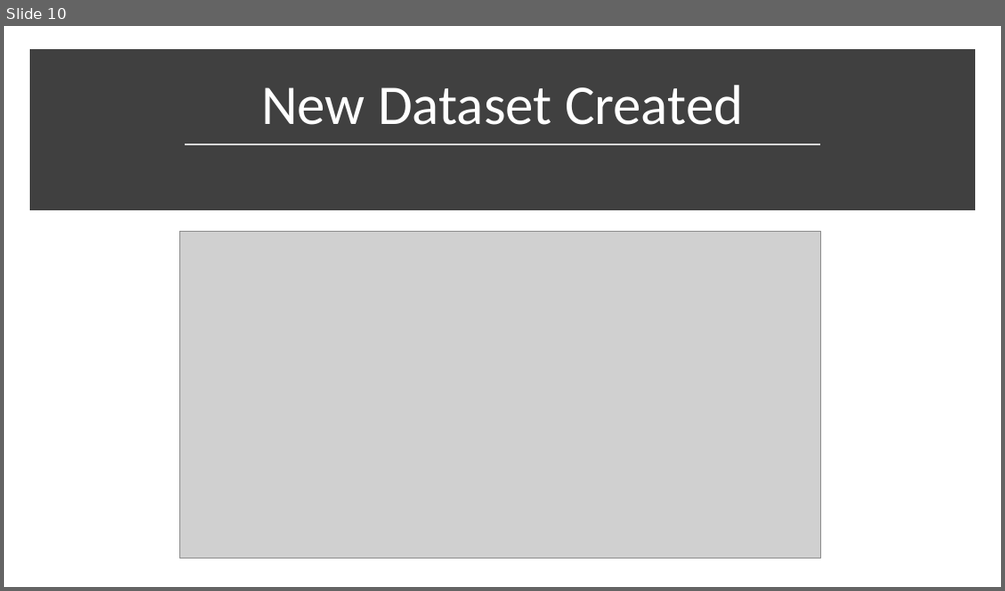
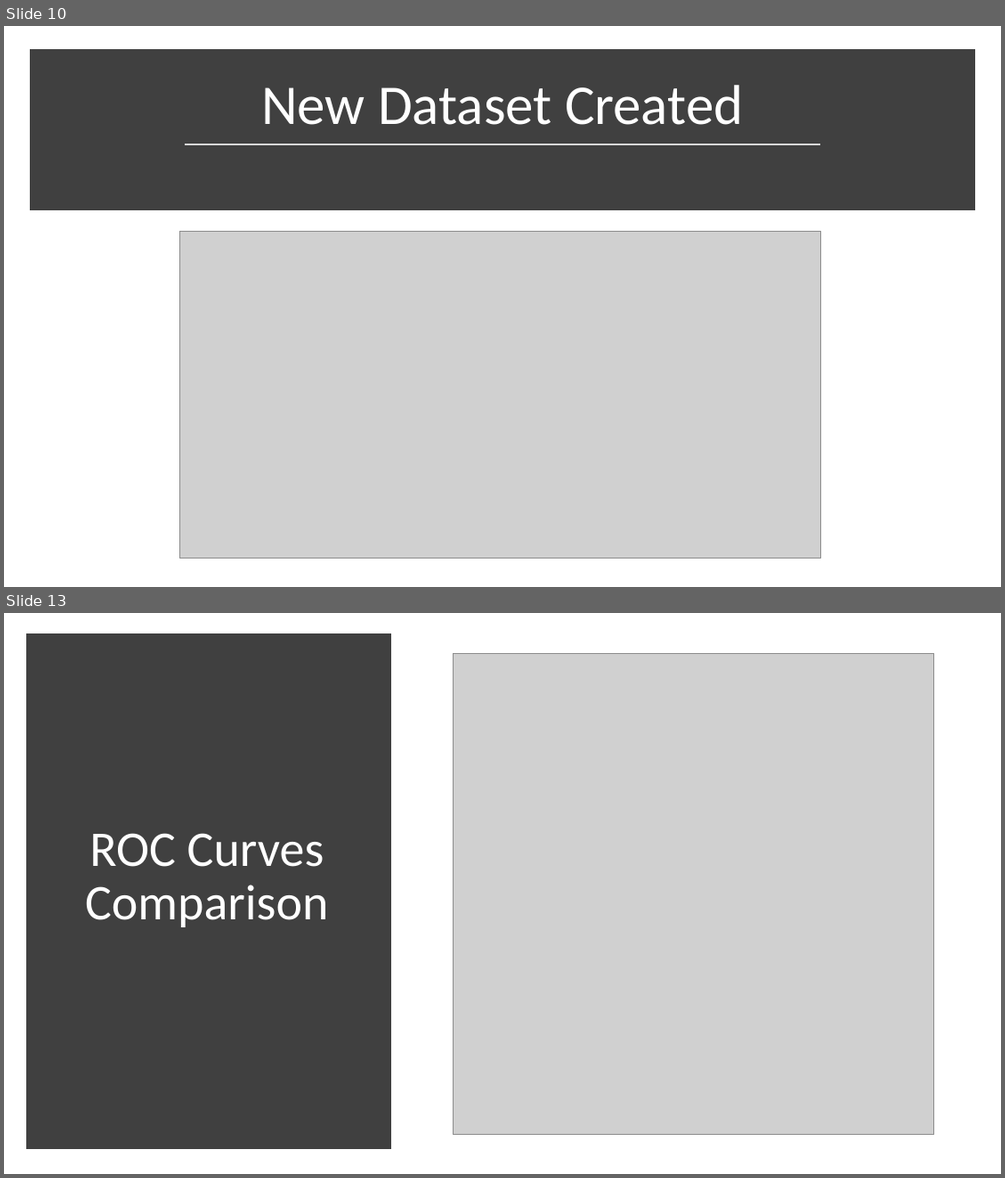
Before and after one commit to Mastersz/Proyecto_Mineria, a slide deck: Data_Mining.pptx. Shown one above the other, each under a label of ours: slide 10 before the commit, slides 10 and 13 after it; the slides between them are not shown. The pictures are 1005x591 and 1005x1178 pixels, drawn with LibreOffice and Linux fonts; fonts in the diff are those of the drawing; grey boxes stand for pictures. Boxes give left, top, right and bottom in pixels: in the first picture for what was removed or moved away, otherwise in the second. Text is boxed around its words. In the diff, an @@ line names an element or a change of style, - is before the commit and + after.

Commit message:
Gradient Boost agragegado y ROC curves de comparación

```diff
--- a/Data_Mining.pptx
+++ b/Data_Mining.pptx
@@ slide 13 added at [4, 613, 1001, 1174], background #FFFFFF @@
@@ rectangle added at [32, 639, 386, 1144], fill #404040, outline #404040 10 pt @@
@@ picture added at [453, 653, 933, 1135] @@
@@ title added at [85, 833, 328, 927], 48 pt, text #FFFFFF @@
+ROC Curves Comparison
```
Also in this commit, not shown: 2 slides changed.
